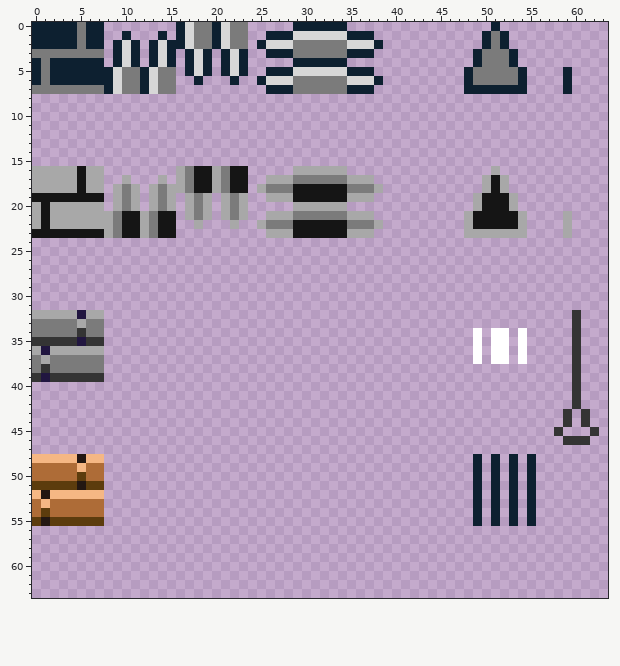
A pixel-art sprite gets an edit: assets/images/tilesets/tiles.png. The picture above was drawn from the file before the commit.
The file is 64x64 pixels.
Now the later version:
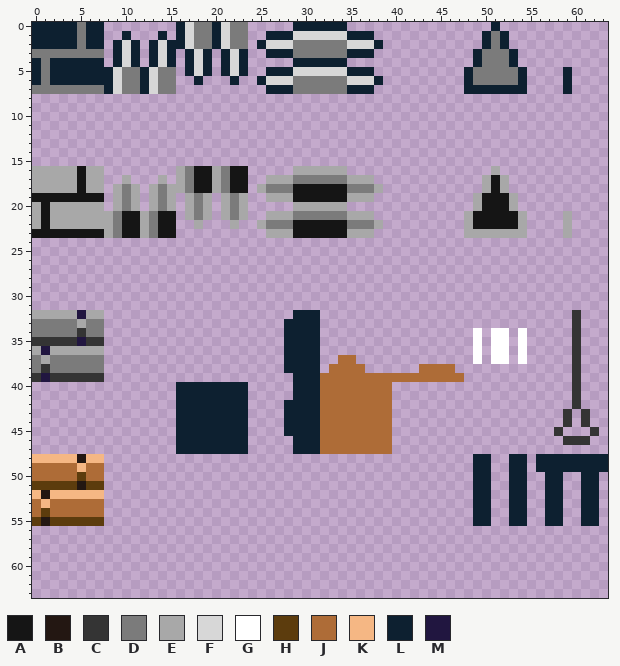
Palette (. is transparent): A #151515  B #231712  C #343434  D #7b7b7b  E #a8a8a8  F #d7d7d7  G #ffffff  H #5c3c0d  J #ae6c37  K #f5b784  L #0d2030  M #211640
Diff:
{"y":32,"x":29,"old":"...","new":"LLL"}
{"y":33,"x":28,"old":"....","new":"LLLL"}
{"y":34,"x":28,"old":"....","new":"LLLL"}
{"y":35,"x":28,"old":"....","new":"LLLL"}
{"y":36,"x":28,"old":"....","new":"LLLL"}
{"y":37,"x":28,"old":"....","new":"LLLL"}
{"y":37,"x":34,"old":"..","new":"JJ"}
{"y":38,"x":28,"old":"....","new":"LLLL"}
{"y":38,"x":33,"old":"....","new":"JJJJ"}
{"y":38,"x":43,"old":"....","new":"JJJJ"}
{"y":39,"x":29,"old":"...................","new":"LLLJJJJJJJJJJJJJJJJ"}
{"y":40,"x":16,"old":"........","new":"LLLLLLLL"}
{"y":40,"x":29,"old":"...........","new":"LLLJJJJJJJJ"}
{"y":41,"x":16,"old":"........","new":"LLLLLLLL"}
{"y":41,"x":29,"old":"...........","new":"LLLJJJJJJJJ"}
{"y":42,"x":16,"old":"........","new":"LLLLLLLL"}
{"y":42,"x":28,"old":"............","new":"LLLLJJJJJJJJ"}
{"y":43,"x":16,"old":"........","new":"LLLLLLLL"}
{"y":43,"x":28,"old":"............","new":"LLLLJJJJJJJJ"}
{"y":44,"x":16,"old":"........","new":"LLLLLLLL"}
{"y":44,"x":28,"old":"............","new":"LLLLJJJJJJJJ"}
{"y":45,"x":16,"old":"........","new":"LLLLLLLL"}
{"y":45,"x":28,"old":"............","new":"LLLLJJJJJJJJ"}
{"y":46,"x":16,"old":"........","new":"LLLLLLLL"}
{"y":46,"x":29,"old":"...........","new":"LLLJJJJJJJJ"}
{"y":47,"x":16,"old":"........","new":"LLLLLLLL"}
{"y":47,"x":29,"old":"...........","new":"LLLJJJJJJJJ"}
{"y":48,"x":50,"old":".L","new":"L."}
{"y":48,"x":54,"old":".L........","new":"L.LLLLLLLL"}
{"y":49,"x":50,"old":".L","new":"L."}
{"y":49,"x":54,"old":".L........","new":"L.LLLLLLLL"}
{"y":50,"x":50,"old":".L","new":"L."}
{"y":50,"x":54,"old":".L","new":"L."}
{"y":50,"x":57,"old":"..","new":"LL"}
{"y":50,"x":61,"old":"..","new":"LL"}
{"y":51,"x":50,"old":".L","new":"L."}
{"y":51,"x":54,"old":".L","new":"L."}
{"y":51,"x":57,"old":"..","new":"LL"}
{"y":51,"x":61,"old":"..","new":"LL"}
{"y":52,"x":50,"old":".L","new":"L."}
{"y":52,"x":54,"old":".L","new":"L."}
{"y":52,"x":57,"old":"..","new":"LL"}
{"y":52,"x":61,"old":"..","new":"LL"}
{"y":53,"x":50,"old":".L","new":"L."}
{"y":53,"x":54,"old":".L","new":"L."}
{"y":53,"x":57,"old":"..","new":"LL"}
{"y":53,"x":61,"old":"..","new":"LL"}
{"y":54,"x":50,"old":".L","new":"L."}
{"y":54,"x":54,"old":".L","new":"L."}
{"y":54,"x":57,"old":"..","new":"LL"}
{"y":54,"x":61,"old":"..","new":"LL"}
{"y":55,"x":50,"old":".L","new":"L."}
{"y":55,"x":54,"old":".L","new":"L."}
{"y":55,"x":57,"old":"..","new":"LL"}
{"y":55,"x":61,"old":"..","new":"LL"}
